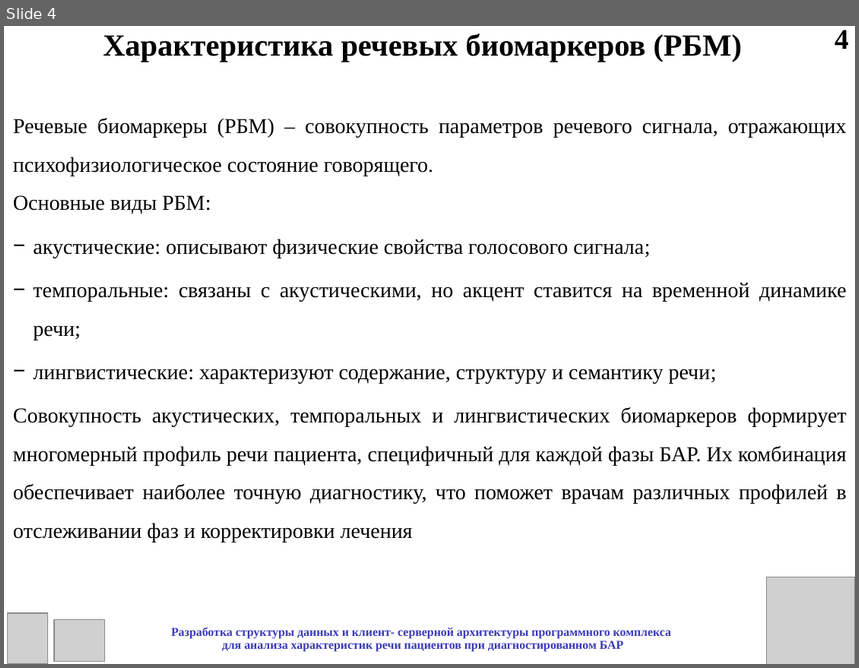
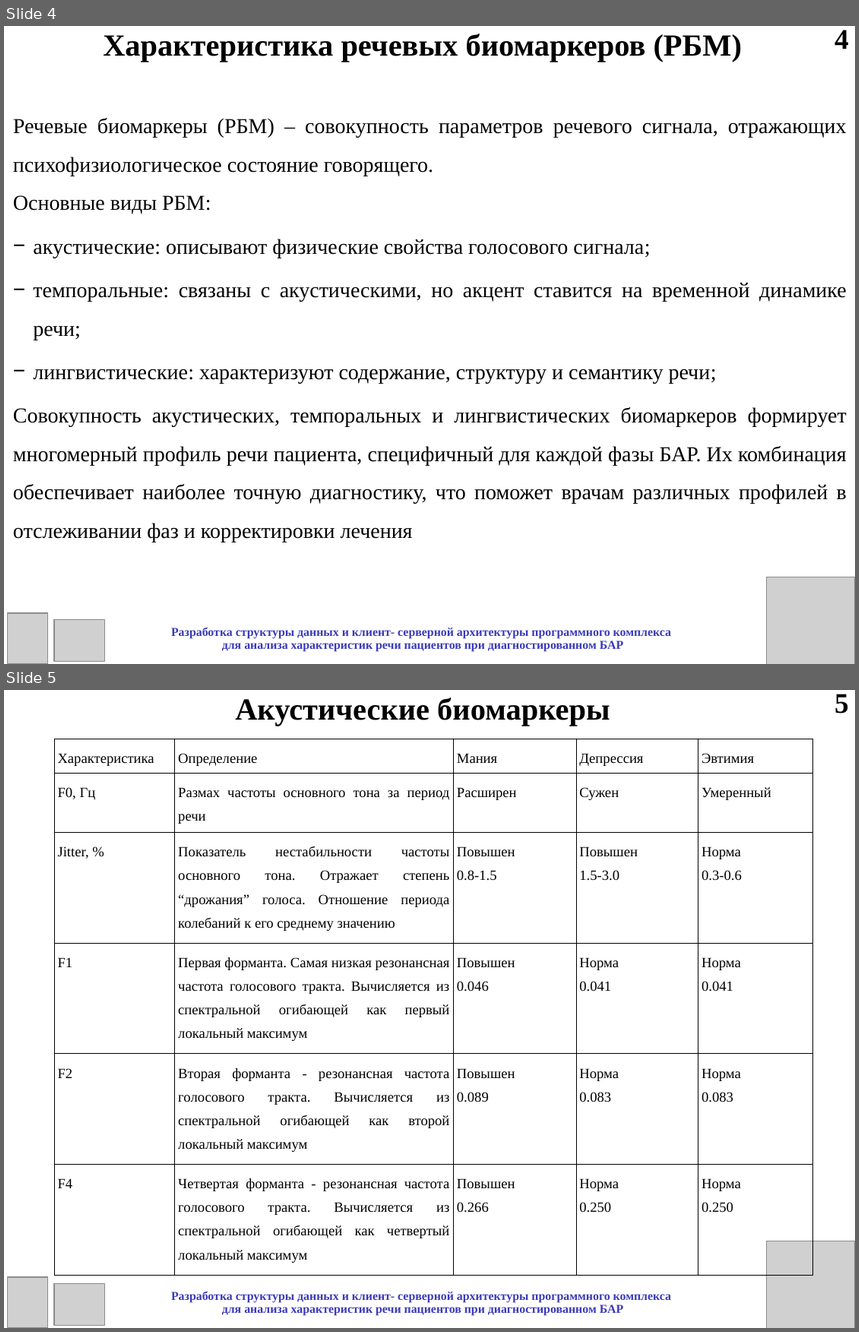
Before and after one commit to leysanSafina/BiomarkerAnalysis, a slide deck: Мониторинг биполярного расстройства/Практика/Сафина_практика_презентация.ppt. Shown one above the other, each under a label of ours: slide 4 before the commit, slides 4 and 5 after it. The pictures are 859x668 and 859x1332 pixels, drawn with LibreOffice and Linux fonts; fonts in the diff are those of the drawing; grey boxes stand for pictures. Boxes give left, top, right and bottom in pixels: in the first picture for what was removed or moved away, otherwise in the second. Text is boxed around its words. In the diff, an @@ line names an element or a change of style, - is before the commit and + after.

```diff
--- a/Мониторинг биполярного расстройства/Практика/Сафина_практика_презентация.ppt
+++ b/Мониторинг биполярного расстройства/Практика/Сафина_практика_презентация.ppt
@@ slide 5 added at [4, 690, 855, 1328], background #FFFFFF @@
@@ text added at [235, 698, 610, 726], 26 pt, text #000000, bold @@
+Акустические биомаркеры
@@ text added at [835, 694, 849, 714], 24 pt, text #000000, bold @@
+5
@@ table added at [54, 739, 813, 1266], 6 rows, 5 columns @@
+Характеристика | Определение | Мания | Депрессия | Эвтимия
+F0, Гц | Размах частоты основного тона за период речи | Расширен | Сужен | Умеренный
+Jitter, % | Показатель нестабильности частоты основного тона. Отражает степень “дрожания” голоса. Отношение периода колебаний к его среднему значению | Повышен / 0.8-1.5 | Повышен / 1.5-3.0 | Норма / 0.3-0.6
+F1 | Первая форманта. Самая низкая резонансная частота голосового тракта. Вычисляется из спектральной огибающей как первый локальный максимум | Повышен / 0.046 | Норма / 0.041 | Норма / 0.041
+F2 | Вторая форманта - резонансная частота голосового тракта. Вычисляется из спектральной огибающей как второй локальный максимум | Повышен / 0.089 | Норма / 0.083 | Норма / 0.083
+F4 | Четвертая форманта - резонансная частота голосового тракта. Вычисляется из спектральной огибающей как четвертый локальный максимум | Повышен / 0.266 | Норма / 0.250 | Норма / 0.250
@@ picture added at [767, 1242, 855, 1328] @@
@@ picture added at [7, 1277, 47, 1328] @@
@@ picture added at [54, 1284, 104, 1326] @@
@@ text added at [171, 1291, 671, 1316], 10.2 pt, text #3A3AB9, bold @@
+Разработка структуры данных и клиент- серверной архитектуры программного комплекса
+для анализа характеристик речи пациентов при диагностированном БАР
```
Also in this commit, not shown: 13 slides changed, 6 other slides added, 8 other files.
